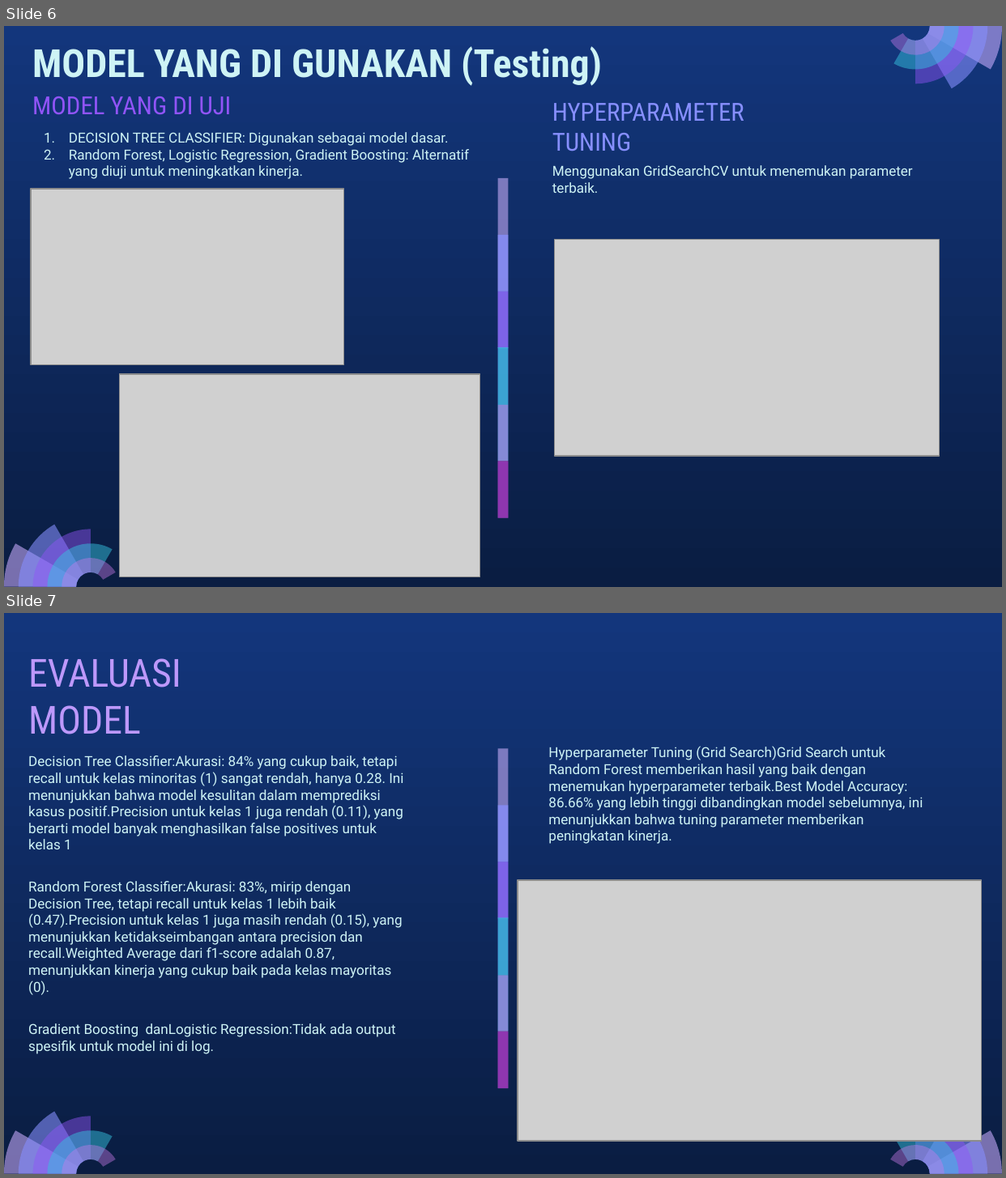
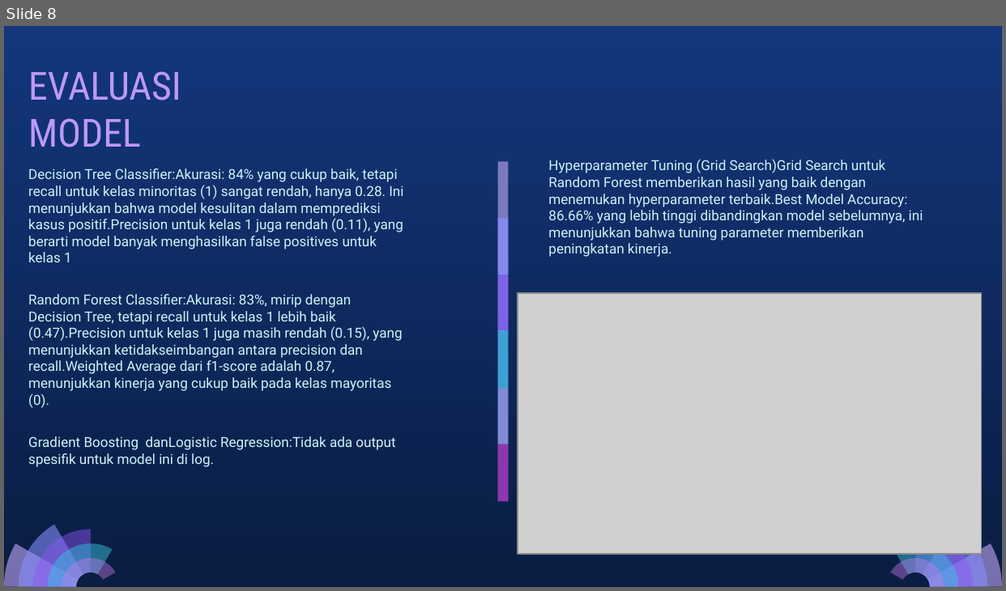
Before and after one commit to penoFahmi/Diabetes-Prediction, a slide deck: Diabetes Prediction.pptx. Shown one above the other, each under a label of ours: slides 6 and 7 before the commit, slide 8 after it. The pictures are 1006x1178 and 1006x591 pixels, drawn with LibreOffice and Linux fonts; fonts in the diff are those of the drawing; grey boxes stand for pictures. Boxes give left, top, right and bottom in pixels: in the first picture for what was removed or moved away, otherwise in the second. Text is boxed around its words. In the diff, an @@ line names an element or a change of style, - is before the commit and + after.

```diff
--- a/Diabetes Prediction.pptx
+++ b/Diabetes Prediction.pptx
@@ slide 6 removed at [4,26,1002,587], background gradient #13367C to #0A1D42; not listed: 5 template elements that a slide beside it also shows @@
@@ title removed at [32,46,602,86] @@
-MODEL YANG DI GUNAKAN (Testing)
@@ group removed at [890,26,1002,89]: 5 freeform shapes @@
@@ subtitle removed at [32,96,232,114] @@
-MODEL YANG DI UJI
@@ subtitle removed at [552,103,744,151] @@
-HYPERPARAMETER TUNING
@@ text removed at [69,132,469,179] @@
-1. DECISION TREE CLASSIFIER: Digunakan sebagai model dasar.
-2. Random Forest, Logistic Regression, Gradient Boosting: Alternatif yang diuji untuk meningkatkan kinerja.
@@ text removed at [552,165,913,193] @@
-Menggunakan GridSearchCV untuk menemukan parameter terbaik.
@@ picture removed at [31,189,344,365] @@
@@ picture removed at [555,240,940,456] @@
@@ picture removed at [120,374,480,577] @@
@@ group removed at [498,178,508,519]: 6 rectangles @@
@@ what was slide 7 is now slide 8 @@
```
Also in this commit, not shown: 3 slides changed, 3 slides added, 1 other slide removed, 6 other files.
